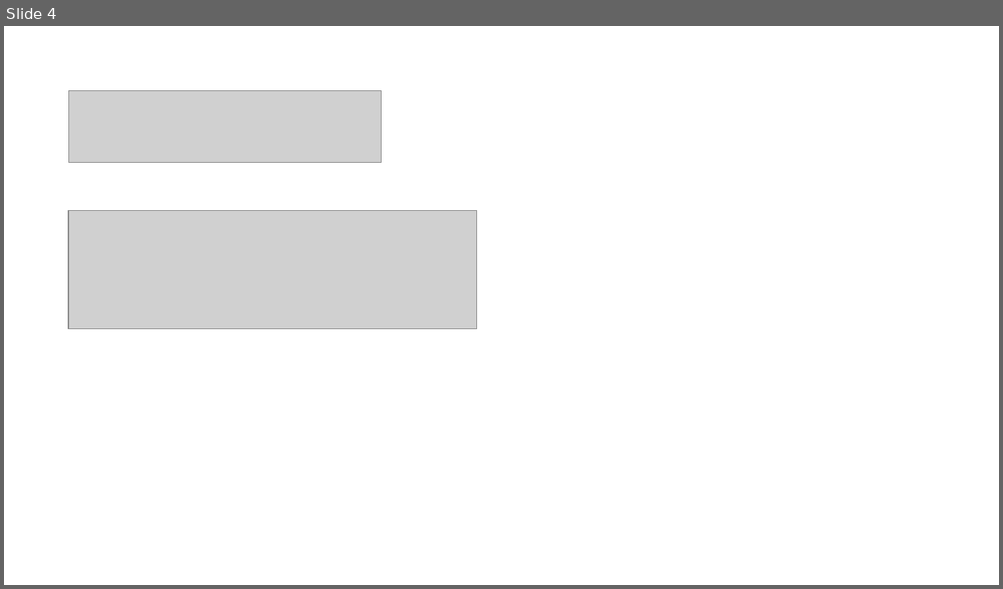
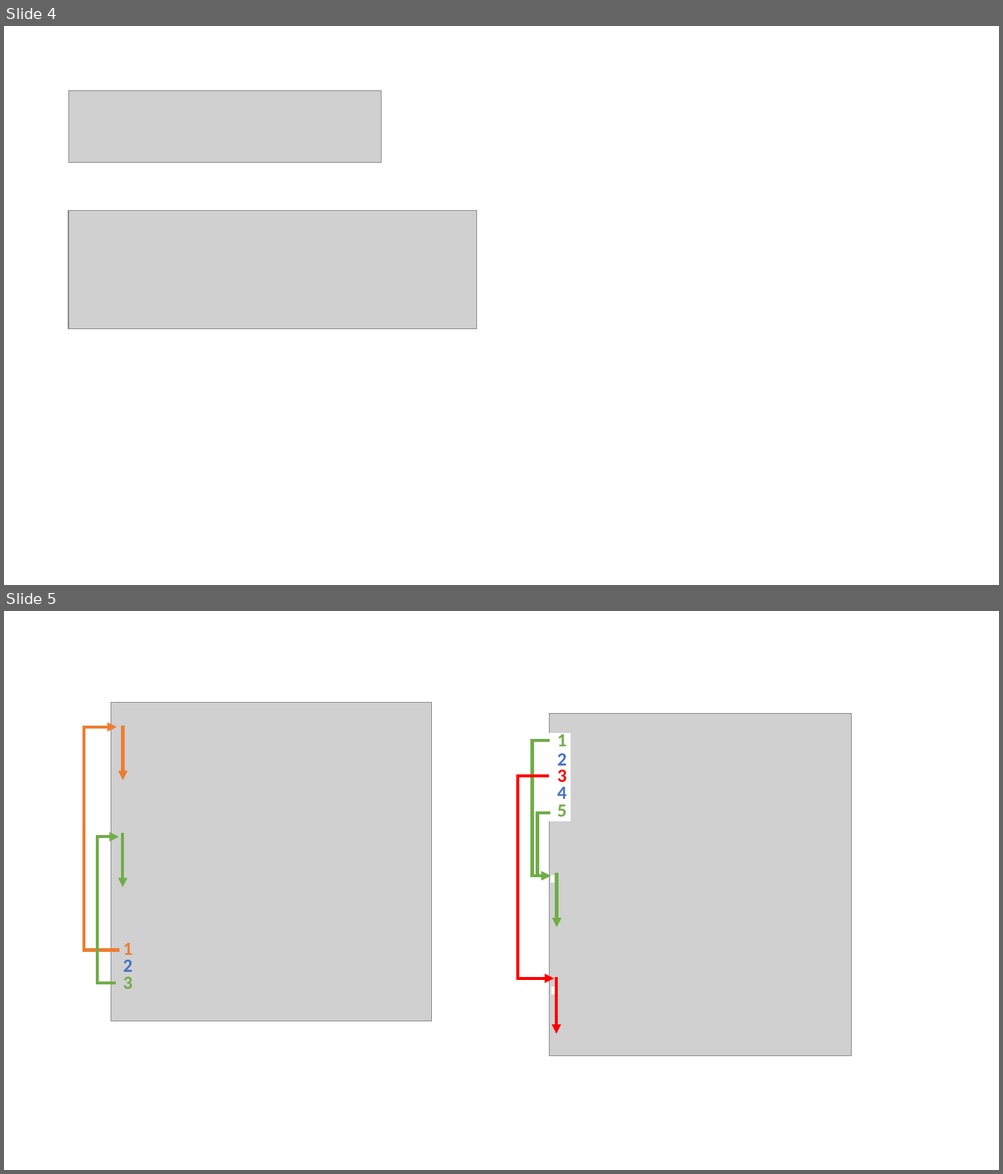
Before and after one commit to y-board/light-the-y, a slide deck: _media_srcs/images.pptx. Shown one above the other, each under a label of ours: slide 4 before the commit, slides 4 and 5 after it. The pictures are 1003x589 and 1003x1174 pixels, drawn with LibreOffice and Linux fonts; fonts in the diff are those of the drawing; grey boxes stand for pictures. Boxes give left, top, right and bottom in pixels: in the first picture for what was removed or moved away, otherwise in the second. Text is boxed around its words. In the diff, an @@ line names an element or a change of style, - is before the commit and + after.

```diff
--- a/_media_srcs/images.pptx
+++ b/_media_srcs/images.pptx
@@ slide 5 added at (4, 611, 999, 1170), background #FFFFFF @@
@@ picture added at (111, 702, 432, 1022) @@
@@ picture added at (549, 713, 851, 1056) @@
@@ elbow arrow added from (117, 952) to (116, 727), #ED7D31 3 pt @@
@@ arrow added from (122, 726) to (122, 780), #ED7D31 3 pt @@
@@ elbow arrow added from (549, 740) to (550, 876), #70AD47 3 pt @@
@@ rectangle added at (546, 737, 549, 744), fill #FFFFFF @@
@@ rectangle added at (546, 733, 570, 821), fill #FFFFFF @@
@@ text added at (557, 732, 566, 746), 18 pt, text #70AD47, bold @@
+1
@@ text added at (557, 753, 566, 771), 18 pt, text #4472C4, bold @@
+2
@@ elbow arrow added from (549, 776) to (554, 979), #FF0000 3 pt @@
@@ rectangle added at (546, 772, 549, 780), fill #FFFFFF @@
@@ text added at (557, 769, 566, 787), 18 pt, text #FF0000, bold @@
+3
@@ text added at (557, 786, 566, 799), 18 pt, text #4472C4, bold @@
+4
@@ text added at (557, 804, 566, 817), 18 pt, text #70AD47, bold @@
+5
@@ elbow arrow added from (550, 813) to (550, 876), #70AD47 3 pt @@
@@ elbow arrow added from (116, 983) to (119, 837), #70AD47 3 pt @@
@@ arrow added from (122, 833) to (122, 887), #70AD47 3 pt @@
@@ rectangle added at (550, 875, 554, 883), fill #FFFFFF @@
@@ arrow added from (557, 874) to (557, 927), #70AD47 3 pt @@
@@ text added at (123, 943, 133, 955), 18 pt, text #ED7D31, bold @@
+1
@@ text added at (123, 960, 133, 972), 18 pt, text #4472C4, bold @@
+2
@@ text added at (123, 977, 133, 989), 18 pt, text #70AD47, bold @@
+3
@@ rectangle added at (552, 987, 555, 994), fill #FFFFFF @@
@@ arrow added from (556, 978) to (556, 1034), #FF0000 3 pt @@
```
Also in this commit, not shown: 2 other files.
